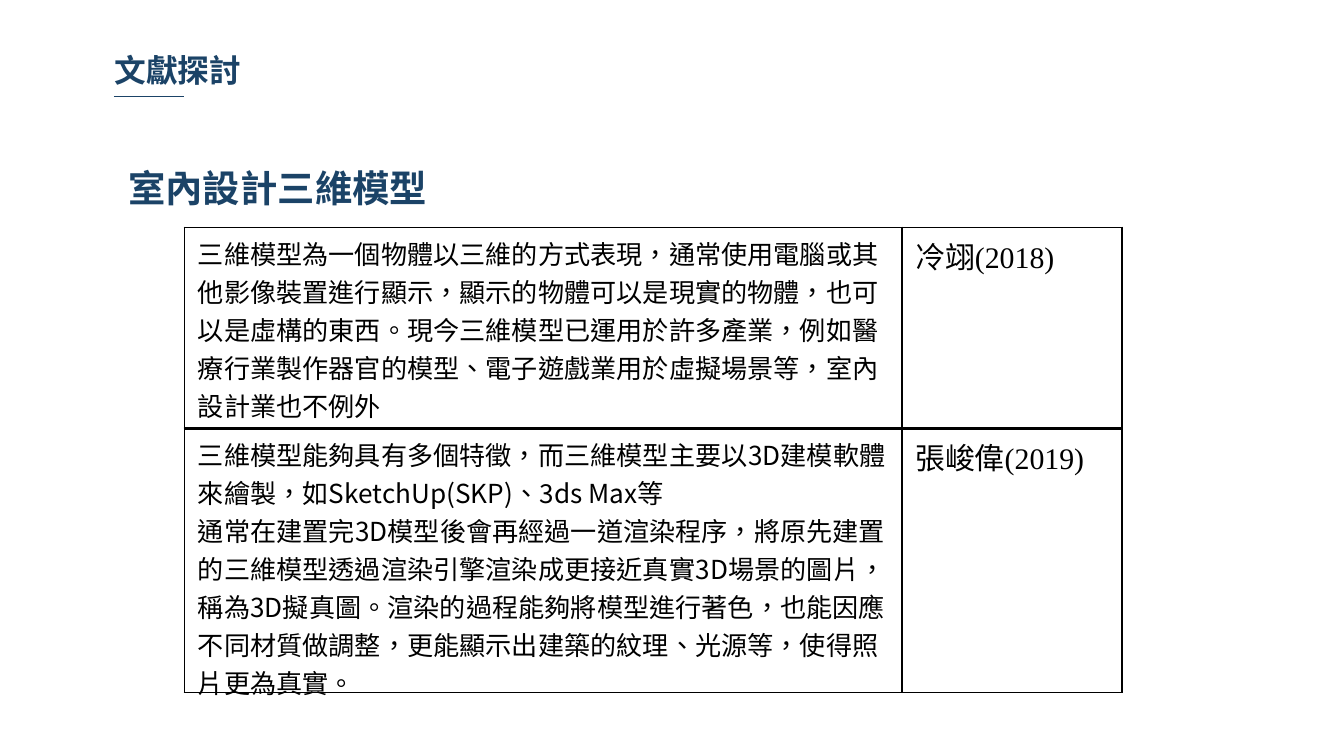
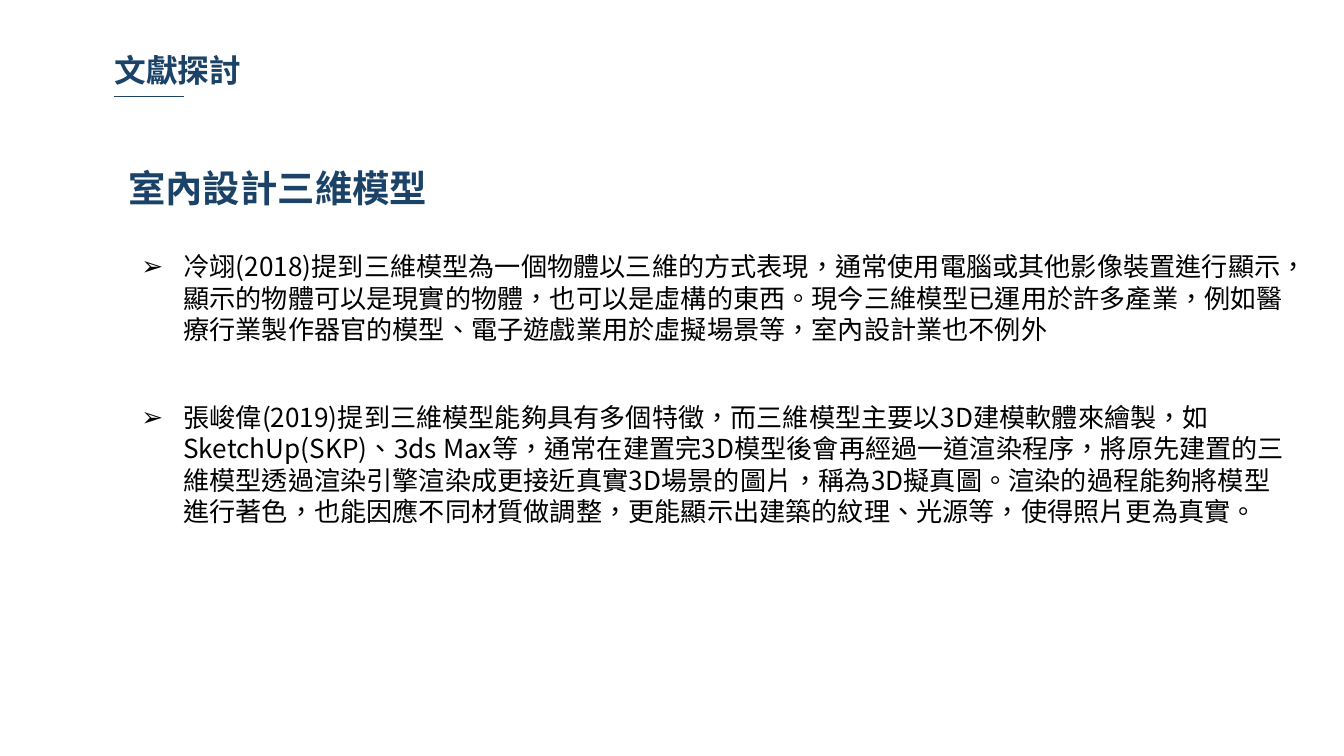
Before and after one commit to 10994015/paper, a slide deck: slide 12 of 論文/論文寫作期末報告.pptx. Drawn at 1344x756 pixels with LibreOffice and Linux fonts; fonts in the diff are those of the drawing; background and template pictures are left out. Boxes give left, top, right and bottom in pixels: in the first picture for what was removed or moved away, otherwise in the second. Text is boxed around its words. In the diff, an @@ line names an element or a change of style, - is before the commit and + after.

Commit message:
1228

```diff
--- a/論文/論文寫作期末報告.pptx
+++ b/論文/論文寫作期末報告.pptx
@@ table removed at <box>184,227,1122,429</box>, 1 rows, 2 columns @@
-三維模型為一個物體以三維的方式表現，通常使用電腦或其他影像裝置進行顯示，顯示的物體可以是現實的物體，也可以是虛構的東西。現今三維模型已運用於許多產業，例如醫療行業製作器官的模型、電子遊戲業用於虛擬場景等，室內設計業也不例外 | 冷翊(2018)
@@ text added at <box>183,254,1306,342</box>, 14 pt, text #000000 @@
+➢ 冷翊(2018)提到三維模型為一個物體以三維的方式表現，通常使用電腦或其他影像裝置進行顯示，顯示的物體可以是現實的物體，也可以是虛構的東西。現今三維模型已運用於許多產業，例如醫療行業製作器官的模型、電子遊戲業用於虛擬場景等，室內設計業也不例外
@@ text added at <box>183,405,1284,524</box>, 14 pt, text #000000 @@
+➢ 張峻偉(2019)提到三維模型能夠具有多個特徵，而三維模型主要以3D建模軟體來繪製，如SketchUp(SKP)、3ds Max等，通常在建置完3D模型後會再經過一道渲染程序，將原先建置的三維模型透過渲染引擎渲染成更接近真實3D場景的圖片，稱為3D擬真圖。渲染的過程能夠將模型進行著色，也能因應不同材質做調整，更能顯示出建築的紋理、光源等，使得照片更為真實。
@@ table removed at <box>184,427,1122,699</box>, 1 rows, 2 columns @@
-三維模型能夠具有多個特徵，而三維模型主要以3D建模軟體來繪製，如SketchUp(SKP)、3ds Max等 / 通常在建置完3D模型後會再經過一道渲染程序，將原先建置的三維模型透過渲染引擎渲染成更接近真實3D場景的圖片，稱為3D擬真圖。渲染的過程能夠將模型進行著色，也能因應不同材質做調整，更能顯示出建築的紋理、光源等，使得照片更為真實。 | 張峻偉(2019)
```
Also in this commit, not shown: 7 other slides changed.
